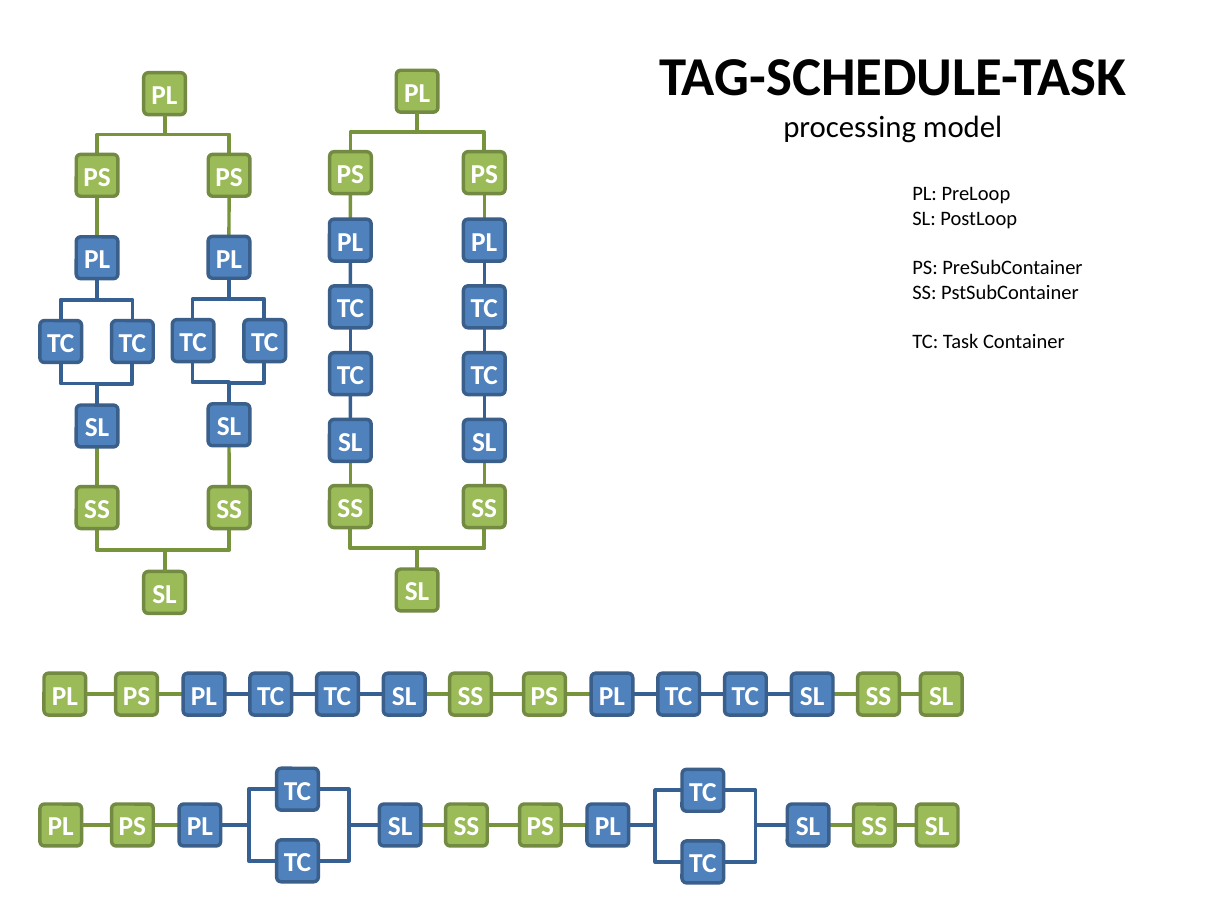
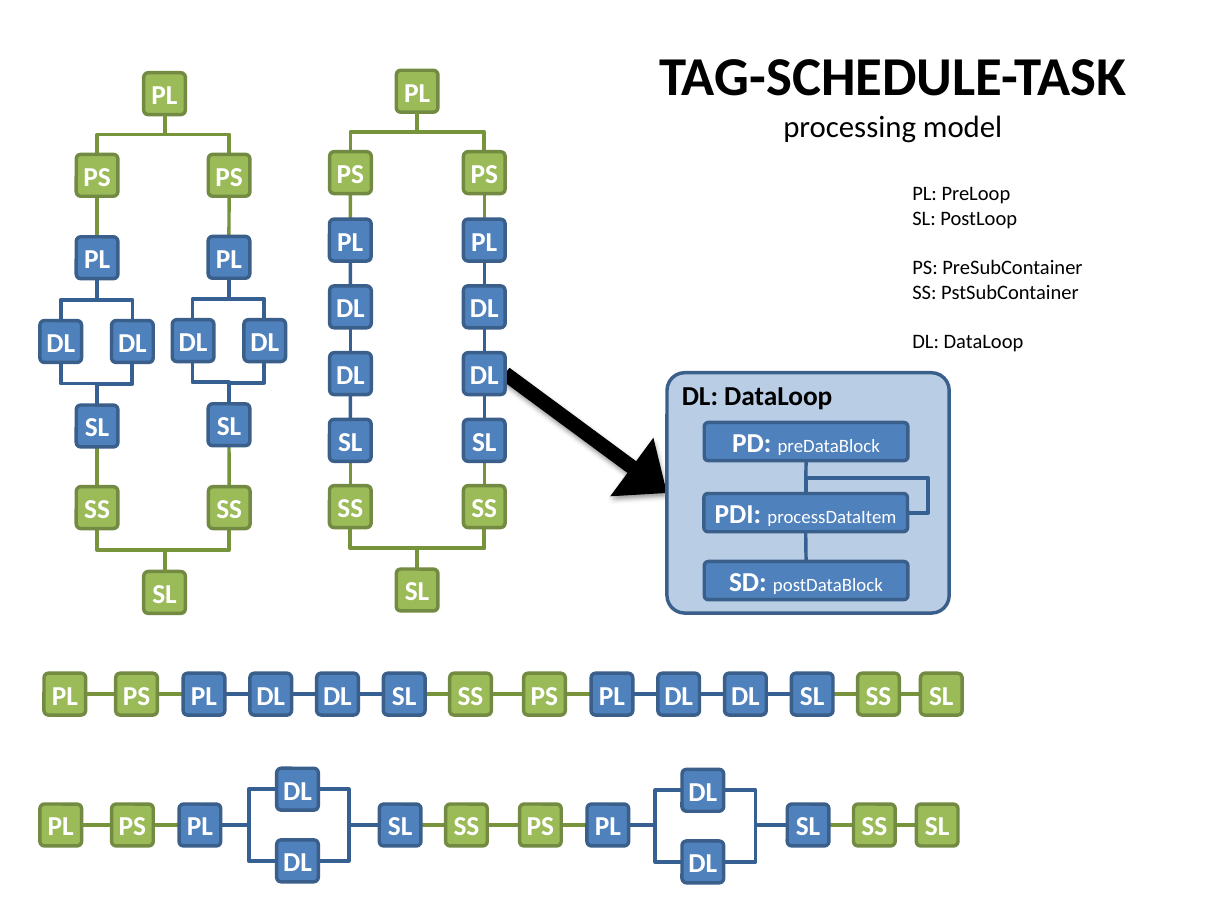
Before and after one commit to predmach/toolkit, a slide deck: slide 13 of docs/design/TST-api.pptx. Drawn at 1232x924 pixels with LibreOffice and Linux fonts; fonts in the diff are those of the drawing. Boxes give left, top, right and bottom in pixels: in the first picture for what was removed or moved away, otherwise in the second. Text is boxed around its words. In the diff, an @@ line names an element or a change of style, - is before the commit and + after.

Commit message:
finalizing SCHEDULE-TASK phases

```diff
--- a/docs/design/TST-api.pptx
+++ b/docs/design/TST-api.pptx
@@ text in rounded rectangle at bbox=[336, 299, 365, 317]: text changed @@
-TC
+DL
@@ text in rounded rectangle at bbox=[470, 299, 499, 317]: text changed @@
-TC
+DL
@@ text in rounded rectangle at bbox=[46, 334, 75, 352]: text changed @@
-TC
+DL
@@ text in rounded rectangle at bbox=[118, 334, 147, 352]: text changed @@
-TC
+DL
@@ text in rounded rectangle at bbox=[179, 333, 208, 351]: text changed @@
-TC
+DL
@@ text in rounded rectangle at bbox=[250, 333, 279, 351]: text changed @@
-TC
+DL
@@ text at bbox=[912, 335, 1024, 352]: text changed @@
-TC: Task Container
+DL: DataLoop
@@ text in rounded rectangle at bbox=[336, 366, 365, 384]: text changed @@
-TC
+DL
@@ text in rounded rectangle at bbox=[470, 366, 499, 384]: text changed @@
-TC
+DL
@@ arrow added from (505, 373) to (667, 493), #000000 8.5 pt @@
@@ group added at bbox=[667, 373, 949, 614]: 4 rounded rectangles, 2 lines, 1 elbow line @@
+DL: DataLoop
+PD: preDataBlock
+SD: postDataBlock
+PDI: processDataItem
@@ text in rounded rectangle at bbox=[256, 687, 285, 705]: text changed @@
-TC
+DL
@@ text in rounded rectangle at bbox=[323, 687, 352, 705]: text changed @@
-TC
+DL
@@ text in rounded rectangle at bbox=[664, 687, 693, 705]: text changed @@
-TC
+DL
@@ text in rounded rectangle at bbox=[731, 687, 760, 705]: text changed @@
-TC
+DL
@@ text in rounded rectangle at bbox=[283, 782, 312, 800]: text changed @@
-TC
+DL
@@ text in rounded rectangle at bbox=[688, 783, 717, 801]: text changed @@
-TC
+DL
@@ text in rounded rectangle at bbox=[283, 853, 312, 871]: text changed @@
-TC
+DL
@@ text in rounded rectangle at bbox=[688, 854, 717, 872]: text changed @@
-TC
+DL
```
Also in this commit, not shown: 1 other slide changed, 1 slide added, 14 other files.
